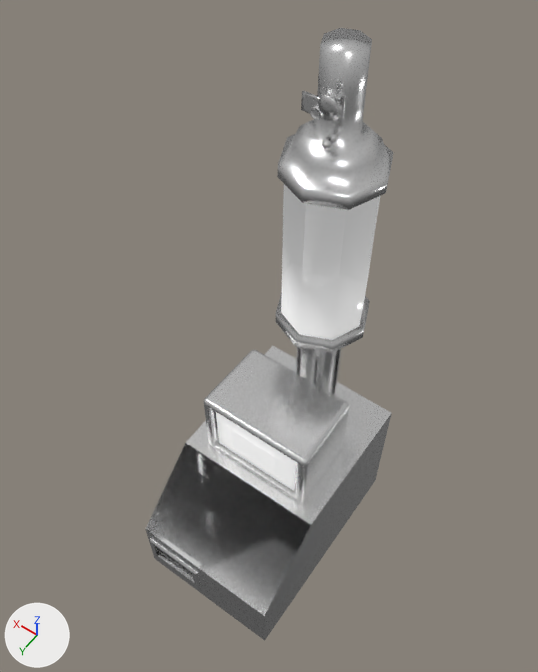
The FBX model Assets/기타에셋/Machine.fbx, before and after one commit.
Rendered twice from a 50 mm lens placed at (3.83, 4.25, 8.66), pointed at (6.9, -0.05, 1.9). Lighting does not change. The marker at lower left points along +X, +Y and +Z. Where no turn or scale is listed for an object, it has been applied to the vertices. Vertices at the same position are counted once.

Script lines for the objects in view, before the commit:
```python
me_cube = bpy.data.meshes.new('Cube')
me_cube.from_pydata(...)  # 898 vertices, 896 faces; spans x -0.77..0.77, y -0.4..0.64, z -0.54..0.54
# faces by material slot: [880, 16]
me_cube.materials.append(mat_metal_02)  # white #e8e8e8
me_cube.materials.append(mat_material_002)  # white #e7e7e7
me_cube_002 = bpy.data.meshes.new('Cube.002')
me_cube_002.from_pydata(...)  # 442 vertices, 447 faces; spans x -1.0..1.05, y -1.0..2.02, z -1.0..1.0
me_cube_002.materials.append(mat_metal_02)  # white #e8e8e8
me_cylinder_001 = bpy.data.meshes.new('Cylinder.001')
me_cylinder_001.from_pydata(...)  # 557 vertices, 543 faces; spans x -0.57..0.57, y -0.57..0.57, z -3.17..2.22
# faces by material slot: [10, 533]
me_cylinder_001.materials.append(mat_glass)  # white #e7e7e7
me_cylinder_001.materials.append(mat_metal_02)  # white #e8e8e8
ob_cube_001 = bpy.data.objects.new('Cube.001', me_cube)
ob_cube_001.location = (6.64, 0.02, 0.46)
ob_cube_002 = bpy.data.objects.new('Cube.002', me_cube_002)
ob_cube_002.location = (6.64, -0.18, -1.05)
ob_cylinder_001 = bpy.data.objects.new('Cylinder.001', me_cylinder_001)
ob_cylinder_001.location = (6.64, -0.79, 3.07)
```
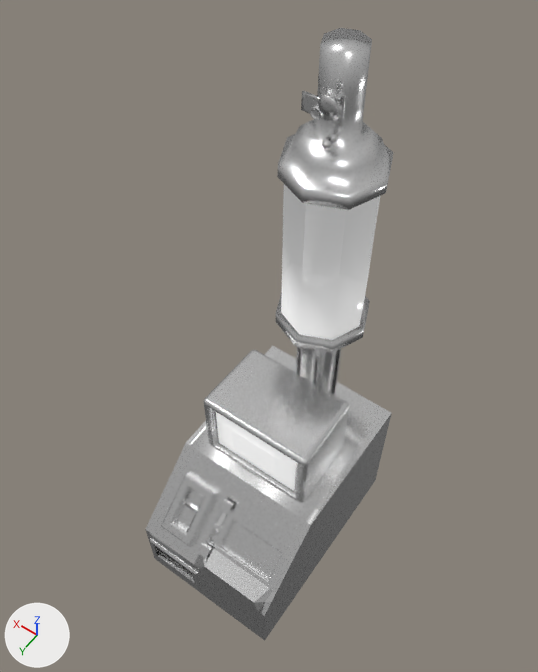
The newer file is also turned or shifted as a whole; pictures and numbers use the older file's frame.

Boxes [x1, y1, x2, y2] around the edits, measured in the pictures (538 x 672 px):
part 1 of me_cube_002, added
    after: [146, 443, 311, 616]

The change, as a list of edits to the scene's bpy script:
```text
Change me_cube_002:
    used by ob_cube_002; location = (6.64, -0.18, -1.05)
    remove me_cube_002.from_pydata(...)  # 442 vertices, 447 faces; spans x -1.0..1.05, y -1.0..2.02, z -1.0..1.0
    add me_cube_002.from_pydata(...)  # 735 vertices, 719 faces; spans x -1.0..1.05, y -1.0..2.02, z -1.0..1.0
    me_cube_002 part 1: 293 vertices added at x -1.0..1.0, y 1.0..2.0, z 0.06..1.0
```
